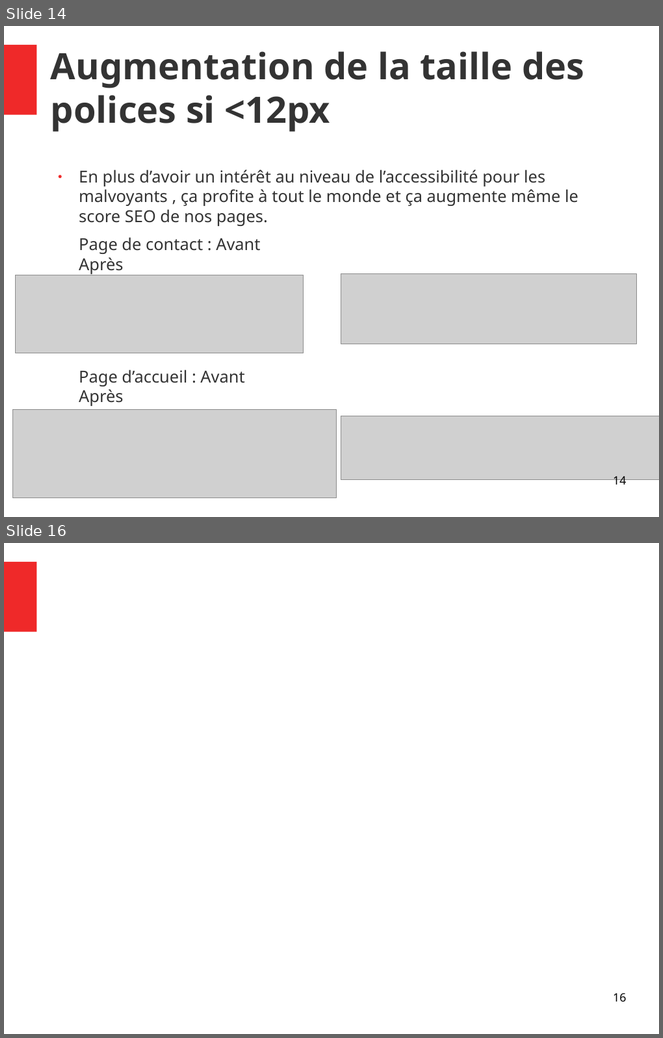
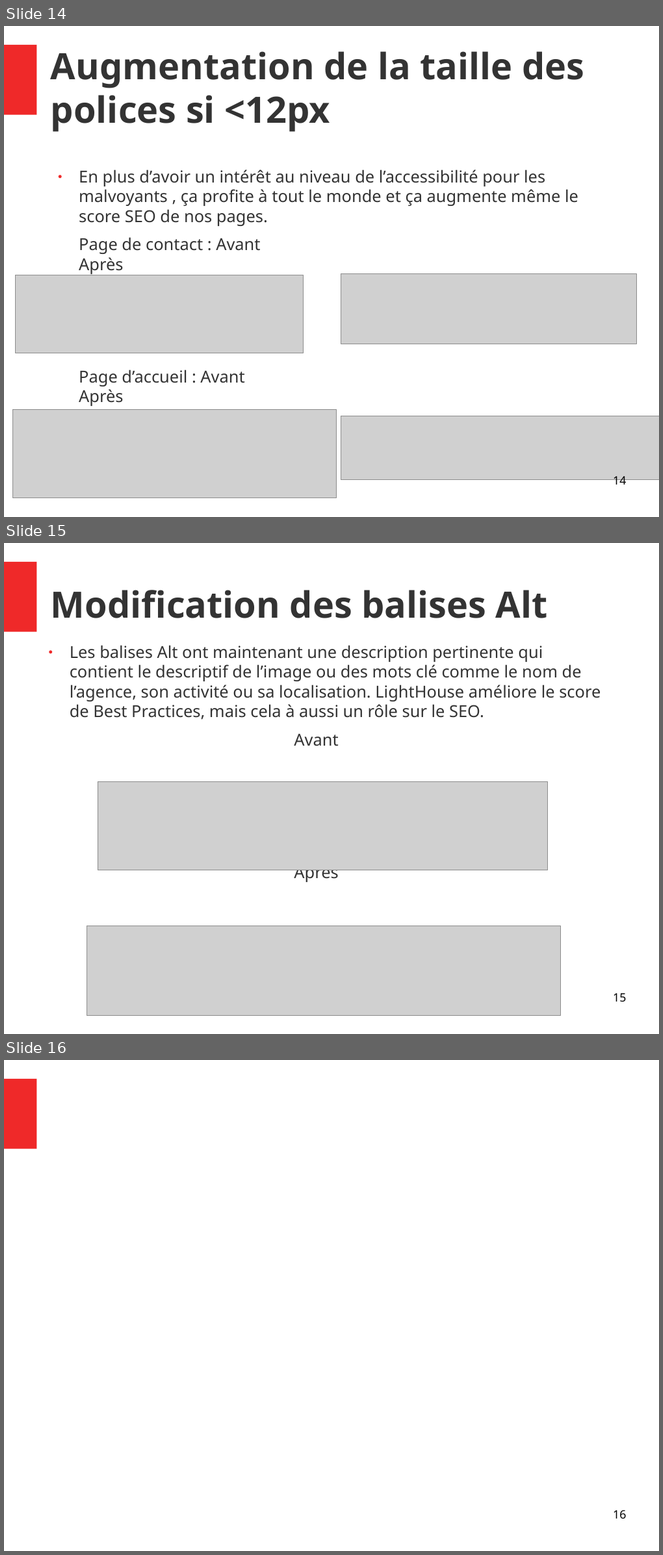
Before and after one commit to Vincent055681/VincentDiRaimondo_4_10052021, a slide deck: audit/Rapport.odp. Shown one above the other, each under a label of ours: slides 14 and 16 before the commit, slides 14, 15 and 16 after it; the slides between them are not shown. The pictures are 663x1038 and 663x1555 pixels, drawn with LibreOffice and Linux fonts; fonts in the diff are those of the drawing; grey boxes stand for pictures. Boxes give left, top, right and bottom in pixels: in the first picture for what was removed or moved away, otherwise in the second. Text is boxed around its words. In the diff, an @@ line names an element or a change of style, - is before the commit and + after.

```diff
--- a/audit/Rapport.odp
+++ b/audit/Rapport.odp
@@ slide 15 added at (4, 543, 659, 1034), background #FFFFFF; not listed: 1 template element that a slide beside it also shows @@
@@ title added at (51, 590, 548, 618), 44 pt, text #333333, bold @@
+Modification des balises Alt
@@ text added at (70, 645, 601, 883), 20 pt, text #333333 @@
+● Les balises Alt ont maintenant une description pertinente qui contient le descriptif de l’image ou des mots clé comme le nom de l’agence, son activité ou sa localisation. LightHouse améliore le score de Best Practices, mais cela à aussi un rôle sur le SEO.
+                Avant
+                Après
@@ picture added at (98, 782, 548, 871) @@
@@ picture added at (87, 926, 561, 1016) @@
@@ page number added at (613, 993, 626, 1003), 14 pt, text #000000 @@
+15
```
Also in this commit, not shown: 1 slide removed, 6 other files.
